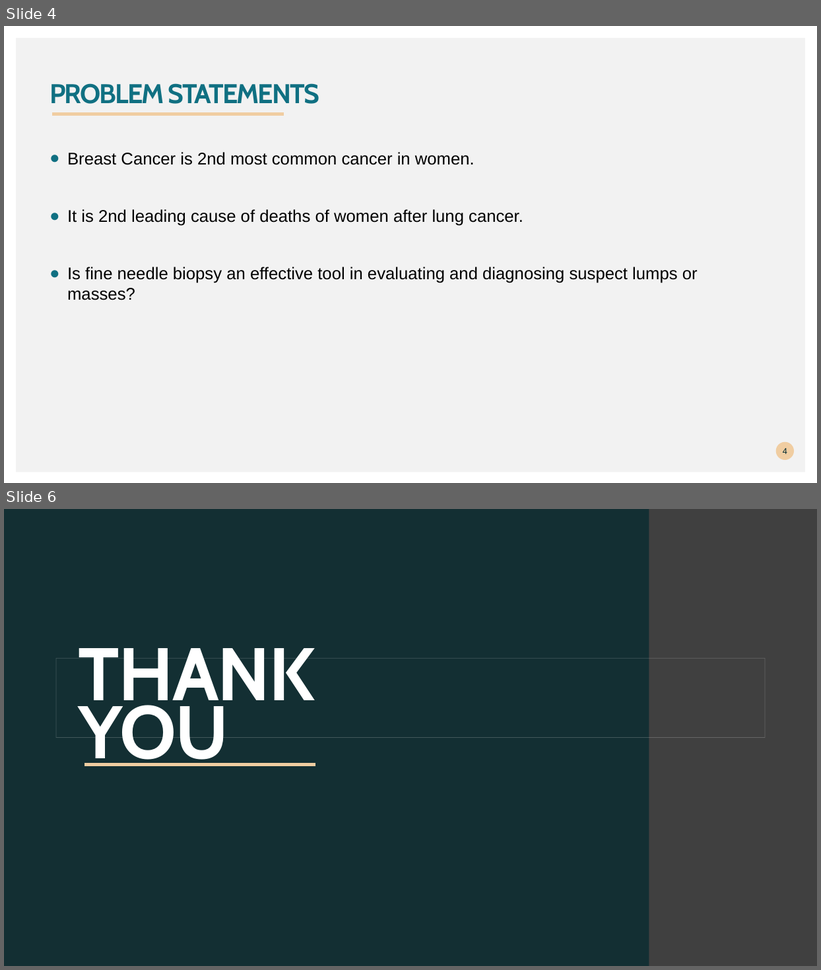
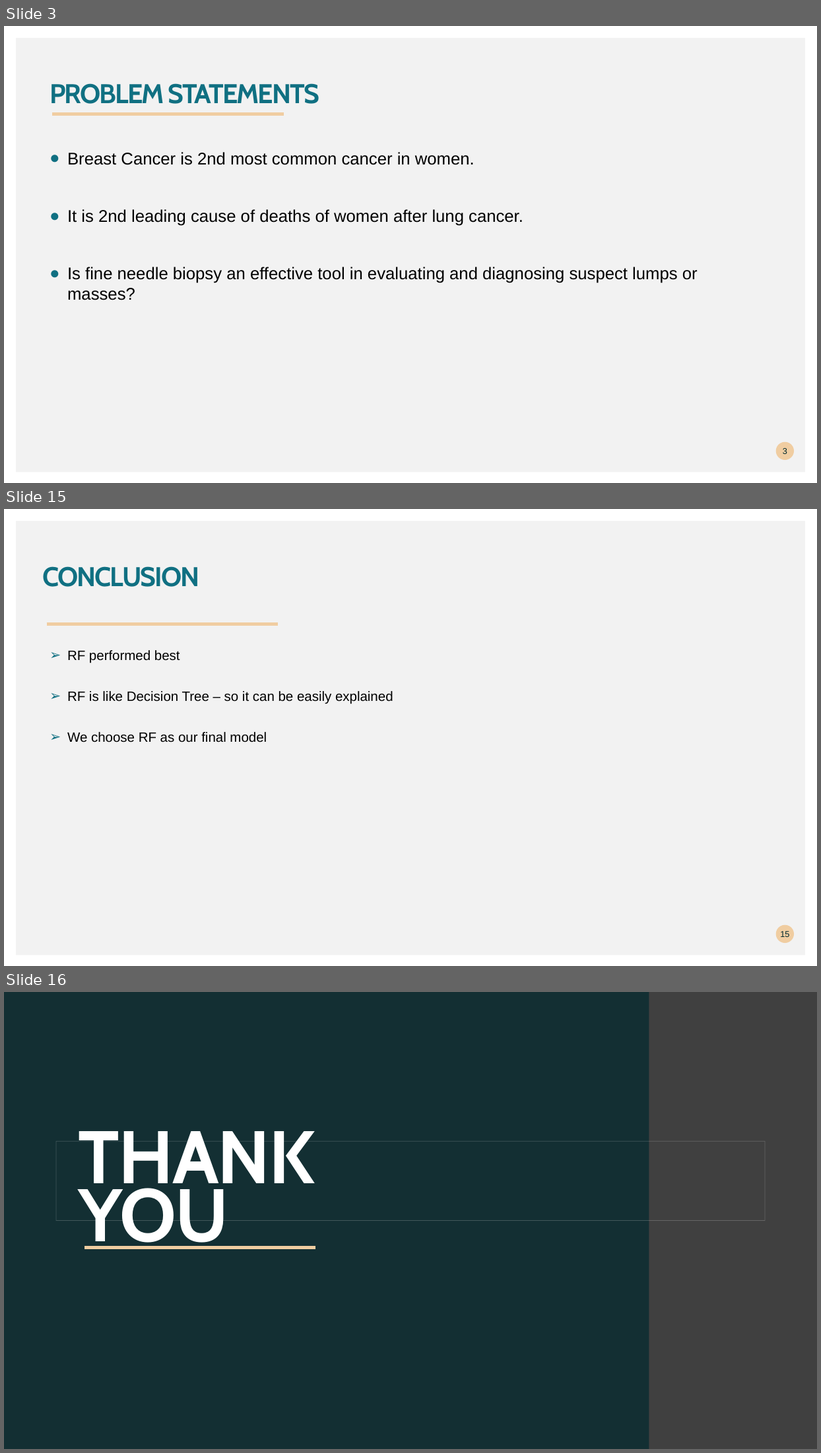
Before and after one commit to saurabhbiswas1985/Predictive-Analytics-Project, a slide deck: Breast cancer prediction.pptx. Shown one above the other, each under a label of ours: slides 4 and 6 before the commit, slides 3, 15 and 16 after it; the slides between them are not shown. The pictures are 821x970 and 821x1453 pixels, drawn with LibreOffice and Linux fonts; fonts in the diff are those of the drawing; background and template pictures are left out. Boxes give left, top, right and bottom in pixels: in the first picture for what was removed or moved away, otherwise in the second. Text is boxed around its words. In the diff, an @@ line names an element or a change of style, - is before the commit and + after.

```diff
--- a/Breast cancer prediction.pptx
+++ b/Breast cancer prediction.pptx
@@ slide 15 added at <box>4,509,817,966</box>, background #FFFFFF; not listed: 1 template element that a slide beside it also shows @@
@@ title added at <box>43,566,200,587</box>, 32 pt, text #107082, bold @@
+CONCLUSION
@@ freeform shape added at <box>47,621,279,625</box>, outline #F0CDA1 4.32 pt @@
@@ text added at <box>67,650,393,743</box>, 16 pt, text #000000 @@
+➢ RF performed best
+➢ RF is like Decision Tree – so it can be easily explained
+➢ We choose RF as our final model
@@ page number added at <box>776,925,795,944</box>, fill #F0CDA1, 10 pt, text #00292E @@
+15
@@ what was slide 4 is now slide 3 @@
@@ page number at <box>783,448,787,454</box>: text changed @@
-4
+3
@@ what was slide 6 is now slide 16 @@
```
Also in this commit, not shown: 2 slides changed, 10 other slides added, 1 slide removed, 1 other file.
